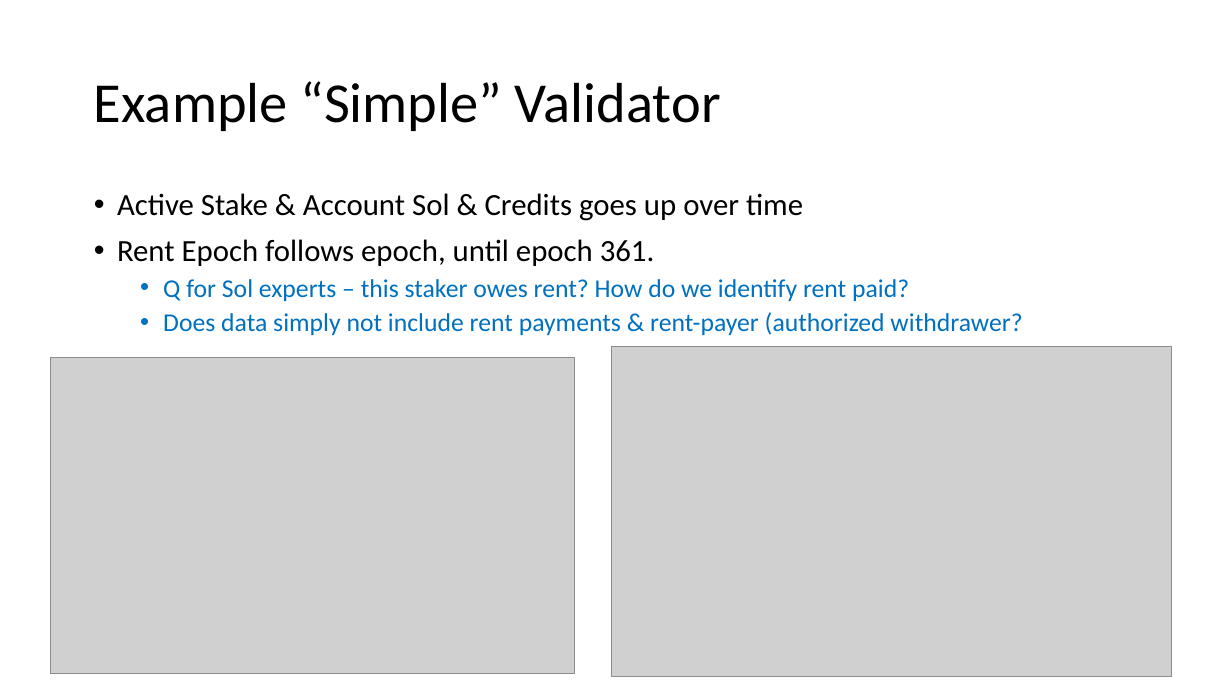
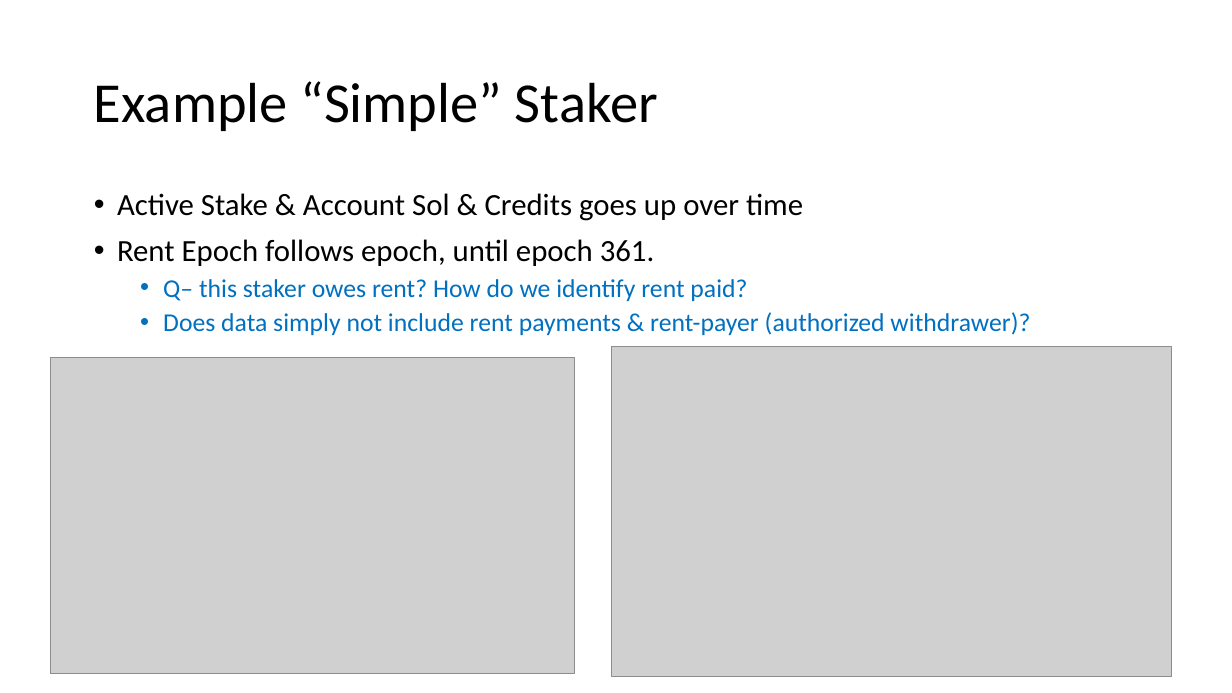
Before and after one commit to fsc-data-science/sol-validator-score, a slide deck: slide 8 of 20230509_draftreview.pptx. Drawn at 1232x693 pixels with LibreOffice and Linux fonts; fonts in the diff are those of the drawing; grey boxes stand for pictures. Boxes give left, top, right and bottom in pixels: in the first picture for what was removed or moved away, otherwise in the second. Text is boxed around its words. In the diff, an @@ line names an element or a change of style, - is before the commit and + after.

```diff
--- a/20230509_draftreview.pptx
+++ b/20230509_draftreview.pptx
@@ title at bbox=[94, 81, 658, 131]: text changed @@
-Example “Simple” Validator
+Example “Simple” Staker
@@ text at bbox=[163, 279, 1030, 335]: text changed @@
-  • Q for Sol experts – this staker owes rent? How do we identify rent paid?
-  • Does data simply not include rent payments & rent-payer (authorized withdrawer?
+  • Q– this staker owes rent? How do we identify rent paid?
+  • Does data simply not include rent payments & rent-payer (authorized withdrawer)?
```
Also in this commit, not shown: 5 other slides changed, 3 slides added, 4 other files.
